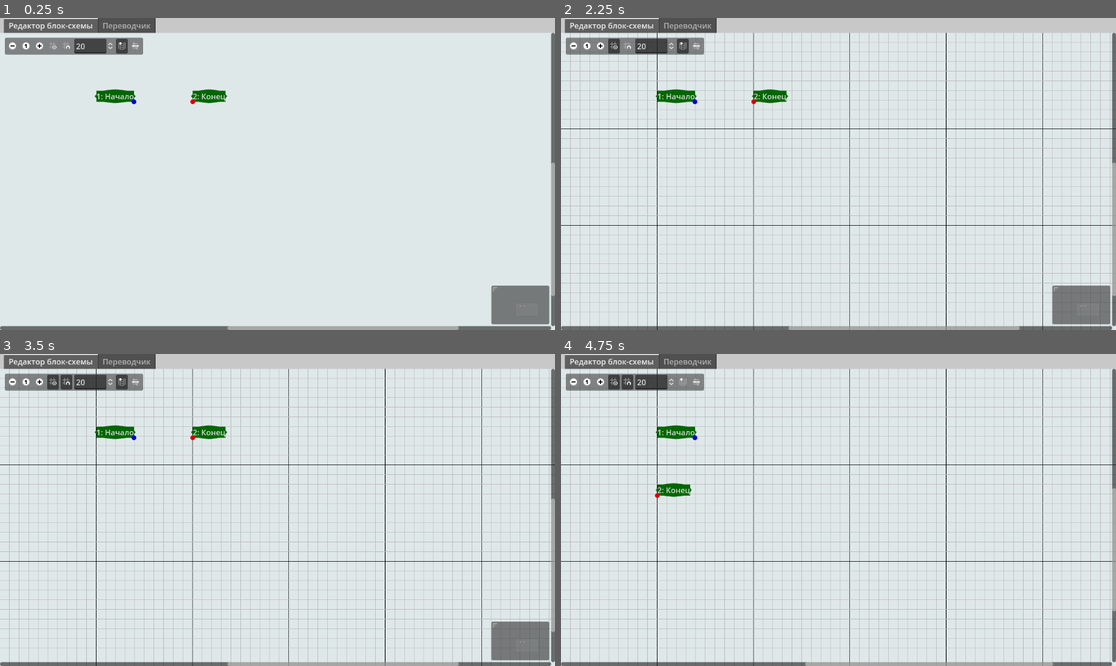
Above: before the commit, frames 1-4 (two rows, left to right).
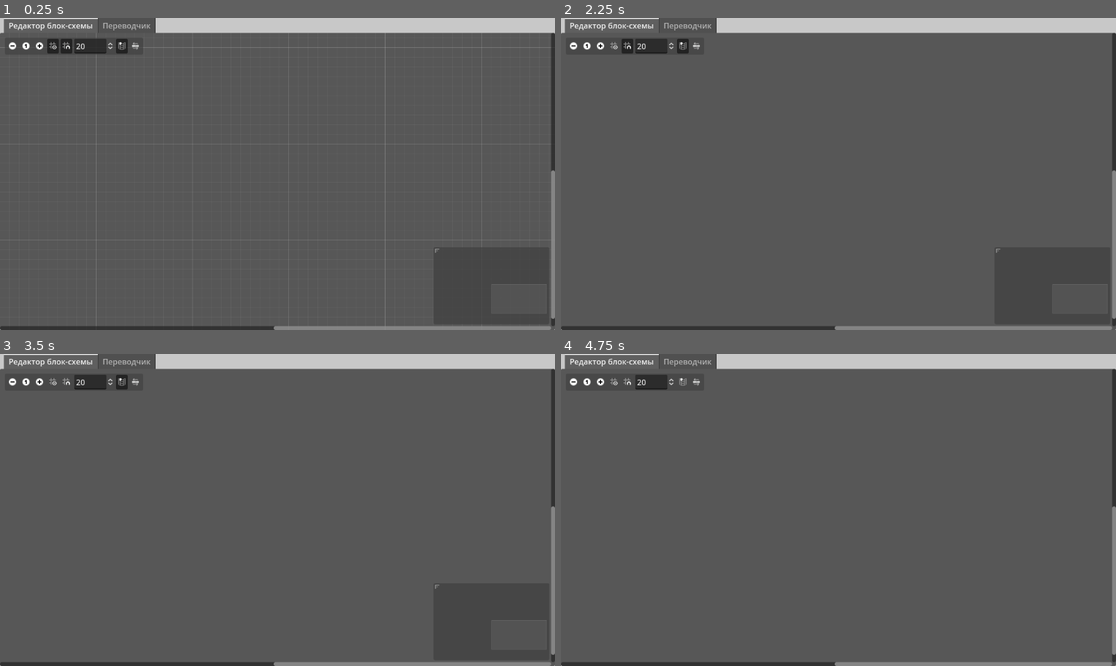
Above: after the commit, the same moments.

Repository: NemoNology/Programing-languages-theory
Game: Godot game, scene res://Data/Scenes/main.tscn
The game is run twice, just before and just after one commit, with the same random seed, the same clock (stepped at 60 frames per second) and the same inputs.
Inputs (mouse positions are in pixels of both pictures, inside the frame that each line leads up to):
- Up to frame 1 (0.25 s): no input
- Up to frame 2 (2.25 s): click (572, 46) at 0.5 s; click (599, 46) at 1.25 s; click (616, 46) at 2 s
- Up to frame 3 (3.5 s): click (66, 382) at 2.75 s
- Up to frame 4 (4.75 s): click (683, 382) at 3.5 s; click (694, 382) at 4.25 s

The runs differ from the first frame. In frame 1, 95% of the frame differs, in the area x 0-100%, y 4-100%; in frame 2, 94%; in frame 3, 94%; in frame 4, 94%.
Error after the commit: Parse Error: Static function "from_name()" not found in base "FlowchartBlocksTypes". (res://Data/Scripts/Flowchart)

Commit message:
Flowchart editor class:
Added:
+ Flowchart save & load possibility

Diff:
--- a/Lab-s/Translator/Godot-project/Data/Scripts/Flowchart editor/editor.gd
+++ b/Lab-s/Translator/Godot-project/Data/Scripts/Flowchart editor/editor.gd
@@ -2,6 +2,7 @@
 
 var blocks_amount: int = 3
 var tool_menu: FlowchartToolMenu
+var _save_load_handler: FlowchartSaveLoadHandler
 
 
 func _init():
@@ -16,9 +17,12 @@
 	add_theme_color_override("grid_minor", Color.GRAY)
 	add_theme_color_override("grid_major", Color.BLACK)
 
+	_save_load_handler = FlowchartSaveLoadHandler.new(self)
 	tool_menu = FlowchartToolMenu.new()
+	add_child(_save_load_handler)
 	add_child(tool_menu)
 
+	_save_load_handler.state_load.connect(_on_state_loaded)
 	tool_menu.id_pressed.connect(_on_tool_menu_id_pressed)
 	connection_request.connect(_on_connection_requested)
 	disconnection_request.connect(_on_disconnection_requested)
@@ -26,12 +30,14 @@
 	delete_nodes_request.connect(_on_delete_nodes_requested)
 
 
-func _on_tool_menu_id_pressed(id: int):
+func _on_tool_menu_id_pressed(id: int) -> void:
 	if id in tool_menu.AddingBlockTypeByOptionID:
 		var buffer: FlowchartBlock = FlowchartBlock.new(
-			blocks_amount, tool_menu.AddingBlockTypeByOptionID[id]
+			blocks_amount,
+			tool_menu.AddingBlockTypeByOptionID[id],
+			"",
+			Vector2(tool_menu.position) + scroll_offset / zoom
 		)
-		buffer.position_offset = Vector2i(Vector2(tool_menu.position) + scroll_offset / zoom)
 		blocks_amount += 1
 		add_child(buffer)
 	elif id == tool_menu.DeleteSelectedBlocksOptionID:
@@ -44,13 +50,18 @@
 				and not child_buffer.type in [FlowchartBlocksTypes.Begin, FlowchartBlocksTypes.End]
 			):
 				delete_nodes_request.emit([child_buffer.name])
-				remove_child(child_buffer)
 			else:
 				child_index += 1
 	elif id == tool_menu.SelectAllBlocksOptionID:
 		for child in get_children():
 			if child is FlowchartBlock:
 				child.selected = true
+	elif id == tool_menu.SaveFlowchartOptionID:
+		_save_load_handler.save()
+	elif id == tool_menu.SaveFlowchartAsOptionID:
+		_save_load_handler.save_as()
+	elif id == tool_menu.LoadFlowchartOptionID:
+		_save_load_handler.load()
 	grab_focus()
 
 
@@ -191,6 +202,7 @@
 									else:
 										# Switching to 'then'
 										block_buffer = get_node(NodePath(con2["to_node"]))
+										con_index = 0
 									# We do all we need
 									break
 							break
@@ -225,6 +237,13 @@
 			_on_tool_menu_id_pressed(tool_menu.DeleteSelectedBlocksOptionID)
 		elif event.keycode == KEY_A:
 			_on_tool_menu_id_pressed(tool_menu.SelectAllBlocksOptionID)
+		elif event.keycode == KEY_S and event.ctrl_pressed:
+			if event.shift_pressed:
+				_on_tool_menu_id_pressed(tool_menu.SaveFlowchartAsOptionID)
+			else:
+				_on_tool_menu_id_pressed(tool_menu.SaveFlowchartOptionID)
+		elif event.keycode == KEY_O and event.ctrl_pressed:
+			_on_tool_menu_id_pressed(tool_menu.LoadFlowchartOptionID)
 
 
 func _ready():
@@ -239,7 +258,7 @@
 
 func _on_connection_requested(
 	from_node: StringName, from_port: int, to_node: StringName, to_port: int
-):
+) -> void:
 	if from_node != to_node:
 		for con in get_connection_list():
 			if con["from_node"] == from_node and con["from_port"] == from_port:
@@ -254,7 +273,7 @@
 
 func _on_disconnection_requested(
 	from_node: StringName, from_port: int, to_node: StringName, to_port: int
-):
+) -> void:
 	disconnect_node(
 		from_node,
 		from_port,
@@ -263,7 +282,9 @@
 	)
 
 
-func _on_connected_to_empty(from_node: StringName, from_port: int, release_position: Vector2):
+func _on_connected_to_empty(
+	from_node: StringName, from_port: int, _release_position: Vector2
+) -> void:
 	for con in get_connection_list():
 		if con["from_node"] == from_node and con["from_port"] == from_port:
 			disconnect_node(
@@ -274,7 +295,8 @@
 			)
 
 
-func _on_delete_nodes_requested(nodes: Array):
+func _on_delete_nodes_requested(nodes: Array) -> void:
+	# Clear nodes connections
 	for node in nodes:
 		for con in get_connection_list():
 			if con["from_node"] == node or con["to_node"] == node:
@@ -287,3 +309,84 @@
 						con["to_port"],
 					)
 				)
+	# Remove nodes
+	for node in nodes:
+		remove_child(get_node(NodePath(node)))
+
+
+## Return a flowchart state as a dictionary; State needed for saving/loading
+func get_state() -> Dictionary:
+	var state: Dictionary = {}
+
+	var blocks_buffer: Array[Dictionary] = []
+	for child in get_children():
+		if child is FlowchartBlock:
+			blocks_buffer.append(child.get_state())
+
+	state["blocks"] = blocks_buffer
+	state["connections"] = []
+	var cons: Array[Dictionary] = get_connection_list()
+	for con in cons:
+		(
+			state["connections"]
+			. append(
+				{
+					"from_node": get_node(NodePath(con["from_node"])).id,
+					"from_port": con["from_port"],
+					"to_node": get_node(NodePath(con["to_node"])).id,
+					"to_port": con["to_port"],
+				}
+			)
+		)
+
+	return state
+
+
+## Set inputted flowchart state as current flowchart state; State needed for saving/loading
+func set_state(state: Dictionary) -> void:
+	var blocks_amount_buffer: int = 0
+	var child_index: int = 0
+	while child_index < get_child_count():
+		var child_buffer = get_child(child_index)
+		if child_buffer is FlowchartBlock:
+			delete_nodes_request.emit([child_buffer.name])
+		else:
+			child_index += 1
+
+	var blocks_names_by_id: Dictionary = {}
+
+	for block in state["blocks"]:
+		var block_buffer: FlowchartBlock = FlowchartBlock.new(
+			block["id"],
+			FlowchartBlocksTypes.from_name(block["type"]),
+			block["text"],
+			Vector2(block["position_offset_x"], block["position_offset_y"])
+		)
+		if blocks_amount_buffer < block_buffer.id:
+			blocks_amount_buffer = block_buffer.id
+		add_child(block_buffer)
+		blocks_names_by_id[block_buffer.id] = block_buffer.name
+	blocks_amount = blocks_amount_buffer
+
+	var children = get_children()
+	for con in state["connections"]:
+		var from_block: FlowchartBlock = null
+		var to_block: FlowchartBlock = null
+		for child in children:
+			if child is FlowchartBlock:
+				if child.id == con["from_node"]:
+					from_block = child
+				elif child.id == con["to_node"]:
+					to_block = child
+			if from_block != null and to_block != null:
+				connection_request.emit(
+					blocks_names_by_id[from_block.id],
+					con["from_port"],
+					blocks_names_by_id[to_block.id],
+					con["to_port"]
+				)
+				break
+
+
+func _on_state_loaded(state: Dictionary) -> void:
+	set_state(state)
